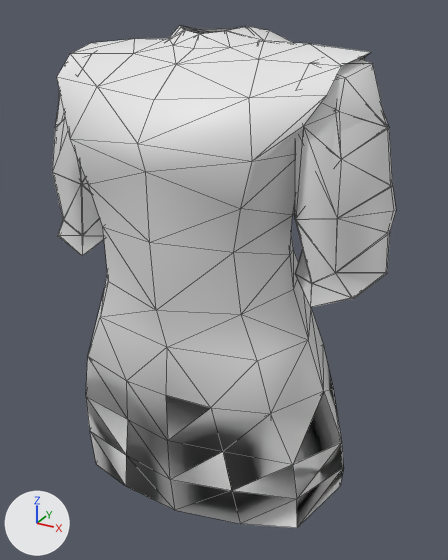
The glTF model assets/third_party/wildfire_garments/field_issues.glb: old version first, new version second.
Rendered twice from a 50 mm camera at (0.566, -0.951, 1.515) aimed at (0.005, 0.069, 1.006). The lights are fixed; the arrows at lower left show +X, +Y and +Z. The older version comes first. Mesh edges are drawn as thin lines. Vertices at exactly the same position are counted once.

Names of what the first picture shows: 'ArcherIssue', 'GuardIssue', 'RegularIssue'.
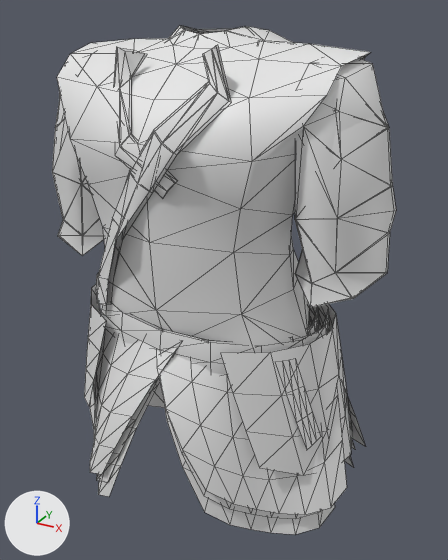
Where the change shows, as pixel boxes [x1, y1, x2, y2] in the pictures (448 x 560 px):
'GuardIssue', reshaped
    before: [57, 26, 384, 528]
    after: [57, 26, 384, 515]
'RegularIssue', reshaped
    before: [181, 26, 396, 307]
    after: [97, 26, 396, 534]
'ArcherIssue', reshaped (mostly hidden)
    before: [52, 26, 339, 307]
    after: [52, 26, 355, 519]
part 1 of me_regularissue, added (mostly hidden)
    after: [169, 306, 319, 341]
part 2 of me_regularissue, added (mostly hidden)
    after: [148, 308, 354, 468]
part 3 of me_regularissue, added (mostly hidden)
    after: [98, 379, 160, 497]
part 4 of me_regularissue, added (mostly hidden)
    after: [164, 321, 335, 534]
part 5 of me_regularissue, added
    after: [97, 46, 229, 306]
part 6 of me_regularissue, added
    after: [115, 48, 175, 198]
part 7 of me_guardissue, added
    after: [96, 274, 329, 376]
part 8 of me_guardissue, added (mostly hidden)
    after: [318, 308, 366, 447]
part 9 of me_guardissue, added
    after: [90, 314, 179, 474]
part 10 of me_guardissue, added
    after: [156, 323, 347, 515]
part 11 of me_guardissue, added
    after: [84, 284, 106, 406]
part 12 of me_guardissue, added
    after: [221, 304, 352, 475]
part 13 of me_guardissue, added
    after: [285, 365, 321, 450]
part 14 of me_guardissue, built on
    before: [86, 282, 344, 528]
    after: [101, 282, 310, 353]
part 15 of me_archerissue, added (mostly hidden)
    after: [165, 306, 317, 344]
part 16 of me_archerissue, added (mostly hidden)
    after: [96, 376, 159, 482]
part 17 of me_archerissue, added (mostly hidden)
    after: [166, 323, 322, 519]
part 18 of me_archerissue, added
    after: [106, 45, 231, 305]
part 19 of me_archerissue, added
    after: [114, 47, 177, 198]

Edits to the bpy script that builds the scene:
```text
Change me_regularissue:
    used by ob_regularissue; location = (0.0, 0.0, 0.0)
    remove me_regularissue.from_pydata(...)  # 190 vertices, 354 faces; spans x -0.346..0.346, y -0.175..0.204, z 0.531..1.486
    add me_regularissue.from_pydata(...)  # 371 vertices, 554 faces; spans x -0.346..0.346, y -0.203..0.312, z 0.501..1.486
    me_regularissue part 1: a new loose piece of 51 vertices spanning x -0.229..0.229, y -0.152..0.176, z 0.911..1.022
    me_regularissue part 2: a new loose piece of 50 vertices spanning x -0.314..0.296, y -0.006..0.312, z 0.501..0.98
    me_regularissue part 3: a new loose piece of 35 vertices spanning x -0.313..0.037, y -0.199..0.03, z 0.536..0.98
    me_regularissue part 4: a new loose piece of 35 vertices spanning x -0.022..0.305, y -0.199..0.039, z 0.579..0.98
    me_regularissue part 5: a new loose piece of 21 vertices spanning x -0.172..0.114, y -0.203..-0.058, z 1.0..1.465
    me_regularissue part 6: 12 vertices added at x -0.107..0.052, y -0.194..-0.082, z 1.242..1.457
    other edits to the shape of me_regularissue do not show in these pictures
Change me_guardissue:
    used by ob_guardissue; location = (0.0, 0.0, 0.0)
    remove me_guardissue.from_pydata(...)  # 224 vertices, 402 faces; spans x -0.339..0.339, y -0.191..0.271, z 0.539..1.486
    add me_guardissue.from_pydata(...)  # 412 vertices, 602 faces; spans x -0.339..0.339, y -0.205..0.322, z 0.561..1.486
    me_guardissue part 7: a new loose piece of 51 vertices spanning x -0.25..0.25, y -0.159..0.186, z 0.911..1.022
    me_guardissue part 8: a new loose piece of 50 vertices spanning x -0.335..0.315, y -0.005..0.322, z 0.561..0.98
    me_guardissue part 9: a new loose piece of 35 vertices spanning x -0.334..0.041, y -0.205..0.033, z 0.596..0.98
    me_guardissue part 10: a new loose piece of 35 vertices spanning x -0.024..0.325, y -0.205..0.042, z 0.639..0.98
    me_guardissue part 11: a new loose piece of 32 vertices spanning x -0.305..-0.034, y -0.155..0.267, z 0.694..0.982
    me_guardissue part 12: a new loose piece of 32 vertices spanning x 0.034..0.305, y -0.155..0.267, z 0.694..0.982
    me_guardissue part 13: a new loose piece of 16 vertices spanning x 0.2..0.275, y -0.105..-0.057, z 0.782..0.961
    me_guardissue part 14: 81 vertices removed from x -0.299..0.299, y -0.147..0.271, z 0.539..0.96; 18 vertices added at x -0.231..0.231, y -0.142..0.158, z 0.968
Change me_archerissue:
    used by ob_archerissue; location = (0.0, 0.0, 0.0)
    remove me_archerissue.from_pydata(...)  # 205 vertices, 378 faces; spans x -0.35..0.344, y -0.171..0.244, z 0.638..1.486
    add me_archerissue.from_pydata(...)  # 371 vertices, 554 faces; spans x -0.35..0.344, y -0.2..0.313, z 0.549..1.486
    me_archerissue part 15: a new loose piece of 51 vertices spanning x -0.229..0.229, y -0.153..0.177, z 0.911..1.022
    me_archerissue part 16: a new loose piece of 35 vertices spanning x -0.313..0.037, y -0.2..0.03, z 0.576..0.98
    me_archerissue part 17: a new loose piece of 35 vertices spanning x -0.022..0.304, y -0.199..0.039, z 0.619..0.98
    me_archerissue part 18: a new loose piece of 21 vertices spanning x -0.176..0.117, y -0.199..-0.048, z 1.0..1.466
    me_archerissue part 19: 12 vertices added at x -0.11..0.055, y -0.19..-0.08, z 1.24..1.458
    other edits to the shape of me_archerissue do not show in these pictures
```
